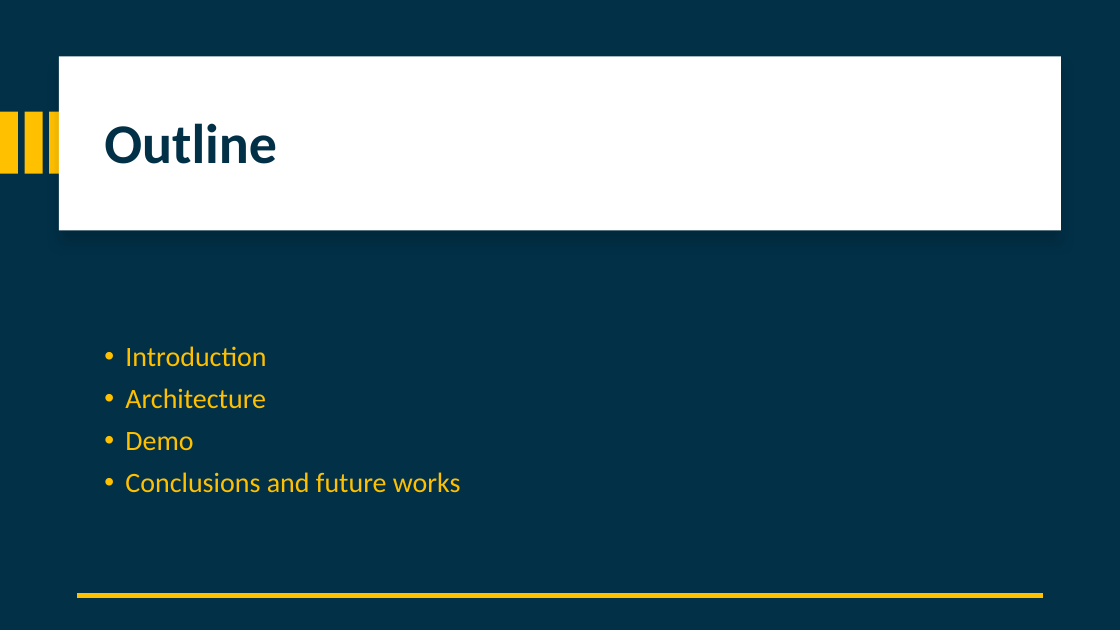
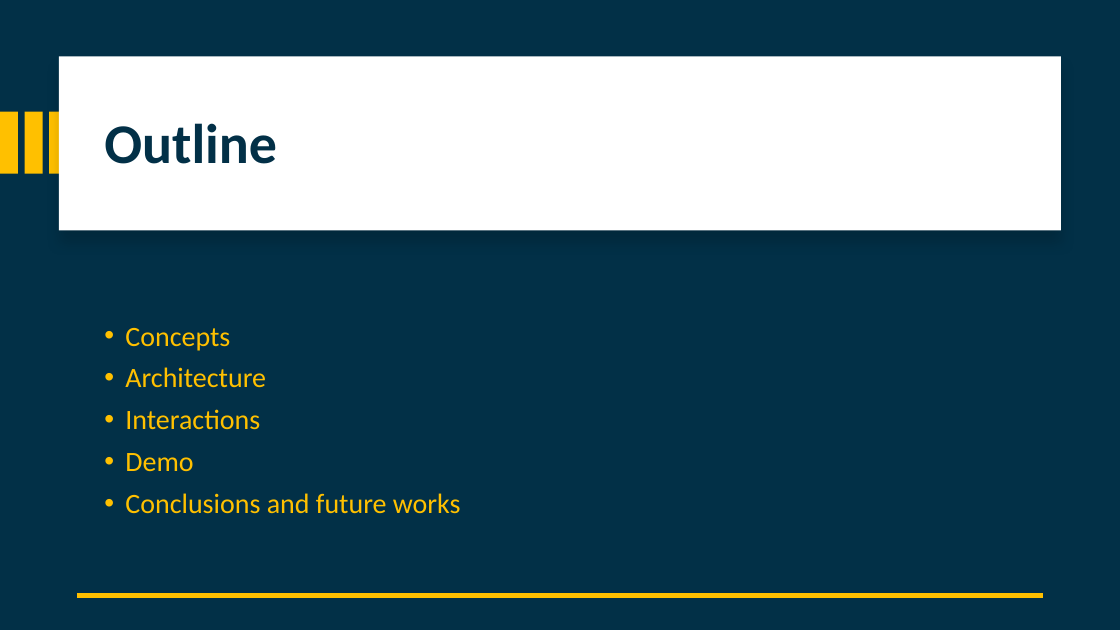
Before and after one commit to attennig/MultimodalMultiuserHomeAssistant, a slide deck: slide 3 of Multimodal personalized multiuser Home Assistant.pptx. Drawn at 1120x630 pixels with LibreOffice and Linux fonts; fonts in the diff are those of the drawing. Boxes give left, top, right and bottom in pixels: in the first picture for what was removed or moved away, otherwise in the second. Text is boxed around its words. In the diff, an @@ line names an element or a change of style, - is before the commit and + after.

```diff
--- a/Multimodal personalized multiuser Home Assistant.pptx
+++ b/Multimodal personalized multiuser Home Assistant.pptx
@@ text at (125,328,230,351): text changed @@
-• Introduction
+• Concepts
@@ text at (125,409,260,430): paragraph added @@
+• Interactions
```
Also in this commit, not shown: 1 other slide changed, 3 slides added.
